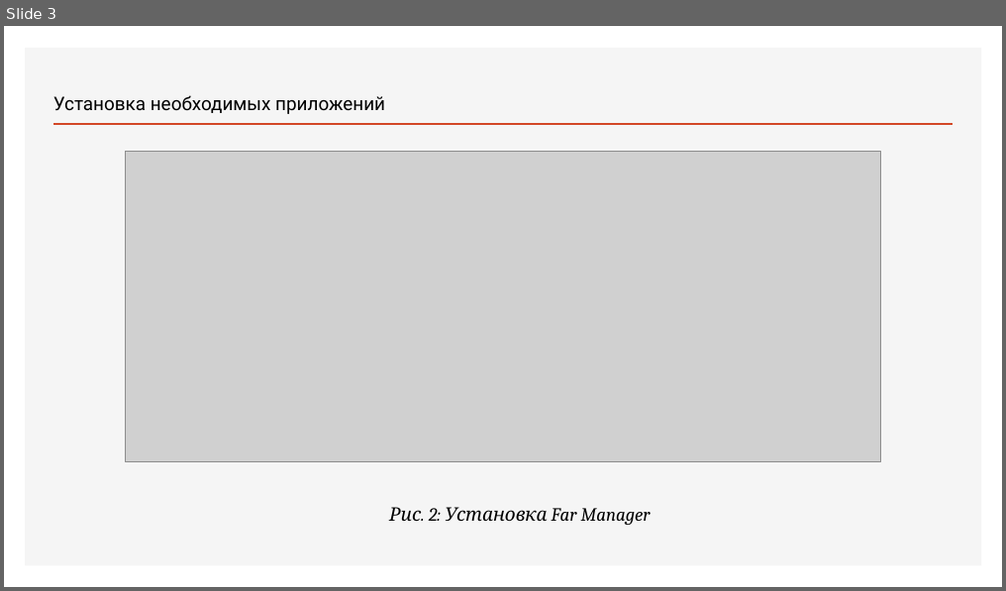
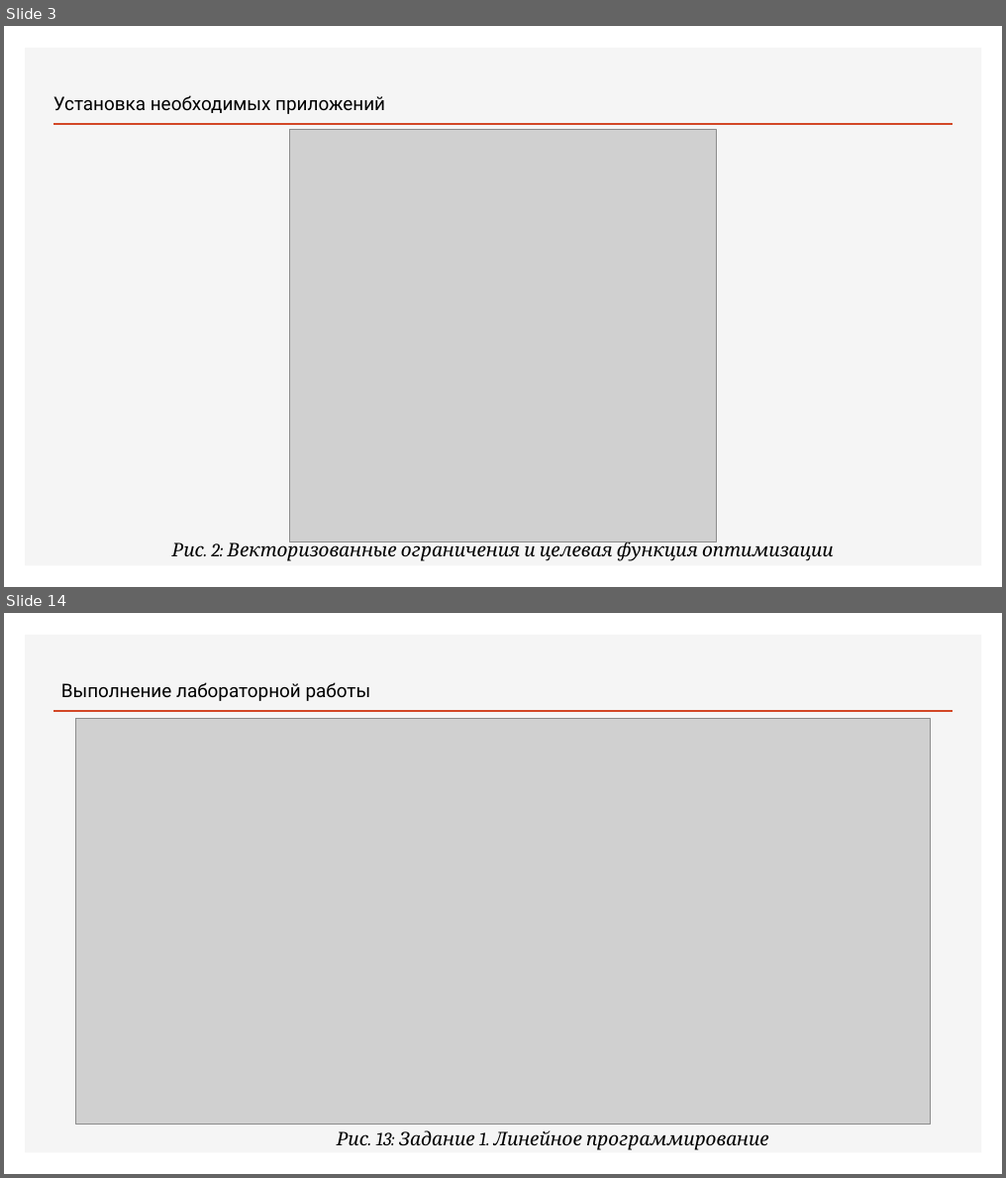
Before and after one commit to bulat-abubakarovich-isaev/K, a slide deck: lab8/presentation/presentation.pptx. Shown one above the other, each under a label of ours: slide 3 before the commit, slides 3 and 14 after it; the slides between them are not shown. The pictures are 1006x591 and 1006x1178 pixels, drawn with LibreOffice and Linux fonts; fonts in the diff are those of the drawing; grey boxes stand for pictures. Boxes give left, top, right and bottom in pixels: in the first picture for what was removed or moved away, otherwise in the second. Text is boxed around its words. In the diff, an @@ line names an element or a change of style, - is before the commit and + after.

```diff
--- a/lab8/presentation/presentation.pptx
+++ b/lab8/presentation/presentation.pptx
@@ slide 14 added at (4, 613, 1002, 1174), background #FFFFFF; not listed: 2 template elements that a slide beside it also shows @@
@@ text added at (61, 682, 371, 701), 18 pt, text #000000 @@
+Выполнение лабораторной работы
@@ picture added at (76, 719, 930, 1124) @@
@@ text added at (337, 1131, 769, 1151), 18 pt, text #000000, italic @@
+Рис. 13: Задание 1. Линейное программирование
@@ slide 3 changed as well @@
@@ picture added at (290, 129, 717, 543) @@
@@ picture removed at (126, 152, 881, 463) @@
@@ text at (172, 539, 834, 562): text changed @@
-Рис. 2: Установка Far Manager
+Рис. 2: Векторизованные ограничения и целевая функция оптимизации
```
Also in this commit, not shown: 3 other slides changed, 14 other slides added, 13 slides removed, 3 other files.
